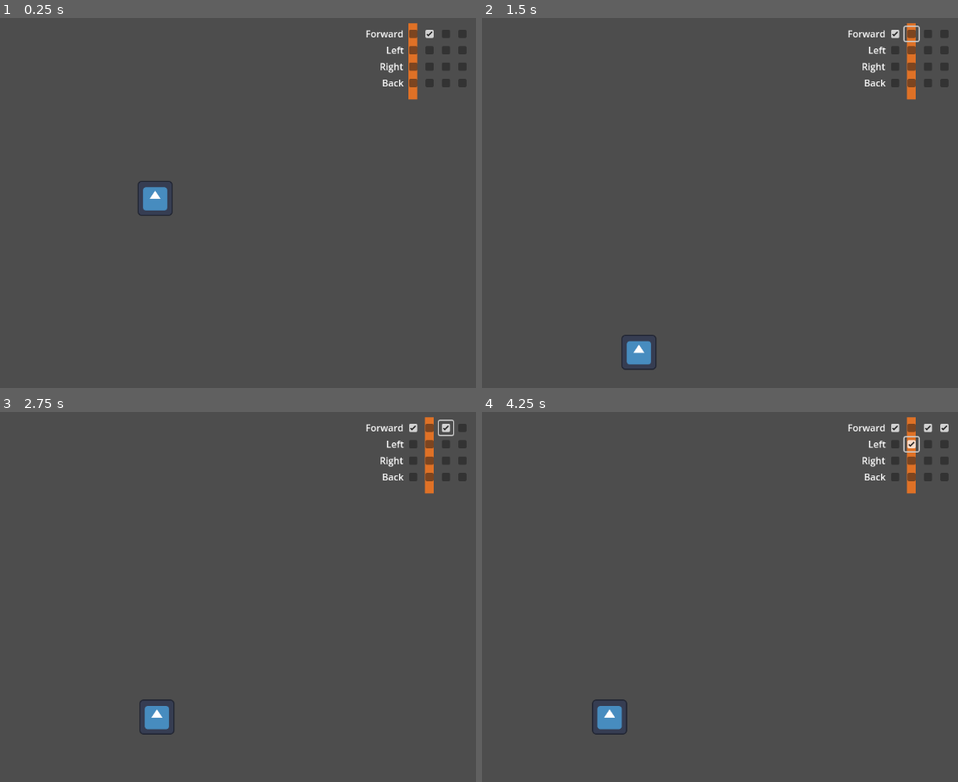
Above: before the commit, frames 1-4 (two rows, left to right).
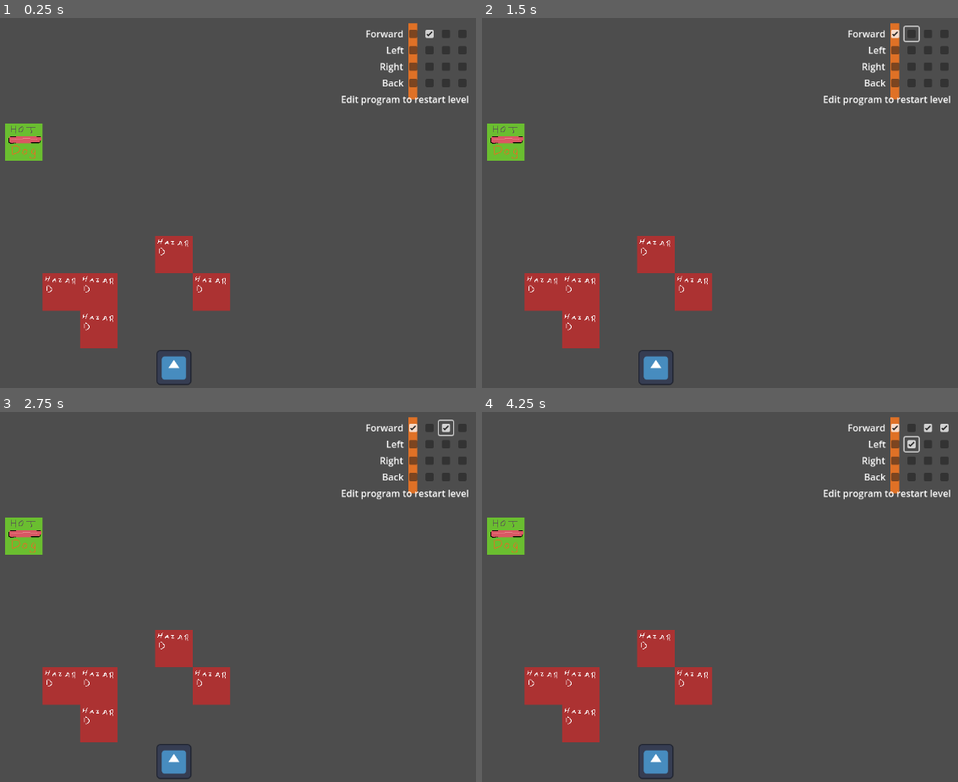
Above: after the commit, the same moments.

Repository: rosskarchner/beatgame
Game: Godot game, scene res://baselevel.tscn
Two runs of this game, one before a commit and one after it. Both use one fixed random seed, a clock stepped at 60 frames per second and the inputs below. Before the commit the project starts from res://level_1.tscn. The engine's default icon, where the game draws it, is replaced by a stand-in: a white triangle on a blue panel in a dark square.
Inputs (mouse positions are in pixels of both pictures, inside the frame that each line leads up to):
- Up to frame 1 (0.25 s): no input
- Up to frame 2 (1.5 s): click (896, 32) at 0.52 s; click (910, 32) at 1.27 s
- Up to frame 3 (2.75 s): click (447, 426) at 2.02 s
- Up to frame 4 (4.25 s): click (943, 426) at 2.77 s; click (910, 445) at 3.52 s

The runs differ from the first frame. In frame 1, 5.9% of the frame differs, in the area x 1-99%, y 21-100%; in frame 2, 6.6%; in frame 3, 6.7%, in the area x 1-99%, y 1-100%; in frame 4, 6.7%.

Commit message:
catch up

Diff:
--- a/BeatProgrammer.gd
+++ b/BeatProgrammer.gd
@@ -7,7 +7,9 @@
 var beatCountChanged = false
 var currentBeat = 0
 @onready var checkboxScene=preload("res://beat_control_checkbox.tscn")
-
+@export var bpm:int:
+	set(new_bpm):
+		$BeatTimer.set_bpm(bpm)
 
 @export var numSteps = 4:
 	set(new_value):
@@ -27,20 +29,22 @@
 	get_tree().call_group("beat_checkbox","connect", "pressed", func():
 		emit_signal("program_changed")
 		)
-	BeatTimer.timeout.connect(self.next_beat)
+	$BeatTimer.timeout.connect(self.next_beat)
 
 
 func next_beat():
 	currentBeat = wrap(currentBeat+1, 1, numSteps+1)
 	var combinedDirection = Vector2.ZERO
 	var checkboxes = get_tree().get_nodes_in_group("Beat" + str(currentBeat))
+	var player = get_tree().current_scene.playerNode
 	for cb in checkboxes:
 		if cb.button_pressed:
 			combinedDirection += cb.direction
 
 	%Indicator.offset.x = (currentBeat-1) * 28
 	%Indicator.visible = true
-	%Player.move_in_direction(combinedDirection)
+	if is_instance_valid(player):
+		player.move_in_direction(combinedDirection)
 
 # Called every frame. 'delta' is the elapsed time since the previous frame.
 func _process(delta):
--- /dev/null
+++ b/LevelManager.gd
@@ -0,0 +1,9 @@
+extends Node
+
+@export var levels: Array[PackedScene]
+var current_level = 0
+
+func go_next_level():
+		print("next level!")
+		current_level +=1
+		get_tree().change_scene_to_packed(levels[current_level])
--- a/Player.gd
+++ b/Player.gd
@@ -1,20 +1,38 @@
 extends CharacterBody2D
 
 var destination = Vector2.ZERO
-var listening = true
+var listening = false
 
 @onready var starting_position = position
 
 
 func _physics_process(delta):
 	velocity = destination - position
-	if listening: move_and_collide(velocity * delta * 50)
+	if listening:
+		var collision = move_and_collide(velocity * delta * 64)
+		if collision:
+			start_death()
+
+
+func start_death():
+	listening = false
+	%BeatTimer.stop()
+	$AnimationPlayer.play('die')
+
+func actually_dead():
+	%BeatTimer.stop()
+	queue_free()
 
 func move_in_direction(direction):
 	if listening:
-		destination = position + (direction*50)
+		destination = position + (direction*64)
 
 func reset():
+	scale=Vector2(1,1)
 	position=starting_position
 	destination = starting_position
 	listening = true
+
+
+func _on_visible_on_screen_notifier_2d_screen_exited():
+	start_death()
--- /dev/null
+++ b/baselevel.tscn
@@ -0,0 +1,143 @@
+[gd_scene load_steps=7 format=3 uid="uid://dklura1qtaq5o"]
+
+[ext_resource type="Script" path="res://level.gd" id="1_a6g8l"]
+[ext_resource type="Script" path="res://BeatProgrammer.gd" id="4_evaa7"]
+[ext_resource type="PackedScene" uid="uid://mnxchri4vink" path="res://beat_timer.tscn" id="4_k5mih"]
+[ext_resource type="Texture2D" uid="uid://n4swdf7yvnd1" path="res://indicator.png" id="4_q67o7"]
+[ext_resource type="TileSet" uid="uid://by52l4ipgx4pf" path="res://tileset.tres" id="5_ul80q"]
+[ext_resource type="PackedScene" uid="uid://2isp2wjuf5c0" path="res://beat_control_checkbox.tscn" id="6_l0rwb"]
+
+[node name="BaseLevel" type="Node"]
+script = ExtResource("1_a6g8l")
+
+[node name="Camera2D" type="Camera2D" parent="."]
+metadata/_edit_lock_ = true
+
+[node name="Indicator" type="Sprite2D" parent="."]
+unique_name_in_owner = true
+position = Vector2(440, -234)
+texture = ExtResource("4_q67o7")
+metadata/_edit_lock_ = true
+
+[node name="BeatProgrammer" type="VBoxContainer" parent="."]
+unique_name_in_owner = true
+anchors_preset = -1
+anchor_right = 0.035
+offset_left = 19.0
+offset_top = -293.0
+offset_right = 495.68
+offset_bottom = -150.0
+script = ExtResource("4_evaa7")
+forward_program = Array[bool]([false, true, false, false, false, false, false, false])
+metadata/_edit_lock_ = true
+
+[node name="BeatTimer" parent="BeatProgrammer" instance=ExtResource("4_k5mih")]
+
+[node name="Forward Controls" type="HBoxContainer" parent="BeatProgrammer"]
+layout_mode = 2
+size_flags_horizontal = 8
+
+[node name="Label" type="Label" parent="BeatProgrammer/Forward Controls"]
+layout_mode = 2
+text = "Forward"
+
+[node name="BeatControlCheckbox" parent="BeatProgrammer/Forward Controls" groups=["Beat1"] instance=ExtResource("6_l0rwb")]
+layout_mode = 2
+direction = Vector2(0, -1)
+
+[node name="@CheckBox@25547" parent="BeatProgrammer/Forward Controls" groups=["Beat2"] instance=ExtResource("6_l0rwb")]
+layout_mode = 2
+button_pressed = true
+direction = Vector2(0, -1)
+
+[node name="@CheckBox@25548" parent="BeatProgrammer/Forward Controls" groups=["Beat3"] instance=ExtResource("6_l0rwb")]
+layout_mode = 2
+direction = Vector2(0, -1)
+
+[node name="@CheckBox@25549" parent="BeatProgrammer/Forward Controls" groups=["Beat4"] instance=ExtResource("6_l0rwb")]
+layout_mode = 2
+direction = Vector2(0, -1)
+
+[node name="Left Controls" type="HBoxContainer" parent="BeatProgrammer"]
+layout_mode = 2
+size_flags_horizontal = 8
+
+[node name="Label" type="Label" parent="BeatProgrammer/Left Controls"]
+layout_mode = 2
+text = "Left"
+
+[node name="BeatControlCheckbox" parent="BeatProgrammer/Left Controls" groups=["Beat1"] instance=ExtResource("6_l0rwb")]
+layout_mode = 2
+direction = Vector2(-1, 0)
+
+[node name="@CheckBox@25550" parent="BeatProgrammer/Left Controls" groups=["Beat2"] instance=ExtResource("6_l0rwb")]
+layout_mode = 2
+direction = Vector2(-1, 0)
+
+[node name="@CheckBox@25551" parent="BeatProgrammer/Left Controls" groups=["Beat3"] instance=ExtResource("6_l0rwb")]
+layout_mode = 2
+direction = Vector2(-1, 0)
+
+[node name="@CheckBox@25552" parent="BeatProgrammer/Left Controls" groups=["Beat4"] instance=ExtResource("6_l0rwb")]
+layout_mode = 2
+direction = Vector2(-1, 0)
+
+[node name="Right Controls" type="HBoxContainer" parent="BeatProgrammer"]
+layout_mode = 2
+size_flags_horizontal = 8
+
+[node name="Label" type="Label" parent="BeatProgrammer/Right Controls"]
+layout_mode = 2
+text = "Right"
+
+[node name="BeatControlCheckbox" parent="BeatProgrammer/Right Controls" groups=["Beat1"] instance=ExtResource("6_l0rwb")]
+layout_mode = 2
+direction = Vector2(1, 0)
+
+[node name="@CheckBox@25553" parent="BeatProgrammer/Right Controls" groups=["Beat2"] instance=ExtResource("6_l0rwb")]
+layout_mode = 2
+direction = Vector2(1, 0)
+
+[node name="@CheckBox@25554" parent="BeatProgrammer/Right Controls" groups=["Beat3"] instance=ExtResource("6_l0rwb")]
+layout_mode = 2
+direction = Vector2(1, 0)
+
+[node name="@CheckBox@25555" parent="BeatProgrammer/Right Controls" groups=["Beat4"] instance=ExtResource("6_l0rwb")]
+layout_mode = 2
+direction = Vector2(1, 0)
+
+[node name="Backward Controls" type="HBoxContainer" parent="BeatProgrammer"]
+layout_mode = 2
+size_flags_horizontal = 8
+
+[node name="Label" type="Label" parent="BeatProgrammer/Backward Controls"]
+layout_mode = 2
+text = "Back"
+
+[node name="BeatControlCheckbox" parent="BeatProgrammer/Backward Controls" groups=["Beat1"] instance=ExtResource("6_l0rwb")]
+layout_mode = 2
+direction = Vector2(0, 1)
+
+[node name="@CheckBox@25556" parent="BeatProgrammer/Backward Controls" groups=["Beat2"] instance=ExtResource("6_l0rwb")]
+layout_mode = 2
+direction = Vector2(0, 1)
+
+[node name="@CheckBox@25557" parent="BeatProgrammer/Backward Controls" groups=["Beat3"] instance=ExtResource("6_l0rwb")]
+layout_mode = 2
+direction = Vector2(0, 1)
+
+[node name="@CheckBox@25558" parent="BeatProgrammer/Backward Controls" groups=["Beat4"] instance=ExtResource("6_l0rwb")]
+layout_mode = 2
+direction = Vector2(0, 1)
+
+[node name="Label" type="Label" parent="BeatProgrammer"]
+layout_mode = 2
+text = "Edit program to restart level"
+horizontal_alignment = 2
+
+[node name="TileMap" type="TileMap" parent="."]
+tile_set = ExtResource("5_ul80q")
+cell_quadrant_size = 64
+format = 2
+layer_0/tile_data = PackedInt32Array(131073, 0, 0, 65536, 0, 0, 196606, 0, 0, 262142, 0, 0, 196605, 0, 0, -65540, 1, 65536)
+metadata/_edit_lock_ = true
--- /dev/null
+++ b/goal.gd
@@ -0,0 +1,15 @@
+extends Node2D
+
+
+# Called when the node enters the scene tree for the first time.
+func _ready():
+	pass # Replace with function body.
+
+
+# Called every frame. 'delta' is the elapsed time since the previous frame.
+func _process(delta):
+	pass
+
+
+func _on_area_2d_area_entered(area):
+	LevelManager.go_next_level()
--- /dev/null
+++ b/goal.tscn
@@ -0,0 +1,32 @@
+[gd_scene load_steps=5 format=3 uid="uid://8fb2rlkw7ajl"]
+
+[ext_resource type="Script" path="res://goal.gd" id="1_l3qbs"]
+[ext_resource type="Texture2D" uid="uid://c0hh64xvdxtn8" path="res://hotdog.png" id="1_s34br"]
+
+[sub_resource type="SpriteFrames" id="SpriteFrames_v6c82"]
+animations = [{
+"frames": [{
+"duration": 1.0,
+"texture": ExtResource("1_s34br")
+}],
+"loop": true,
+"name": &"default",
+"speed": 5.0
+}]
+
+[sub_resource type="RectangleShape2D" id="RectangleShape2D_kcv46"]
+size = Vector2(61, 59)
+
+[node name="Goal" type="Node2D"]
+script = ExtResource("1_l3qbs")
+
+[node name="AnimatedSprite2D" type="AnimatedSprite2D" parent="."]
+sprite_frames = SubResource("SpriteFrames_v6c82")
+
+[node name="Area2D" type="Area2D" parent="."]
+
+[node name="CollisionShape2D" type="CollisionShape2D" parent="Area2D"]
+position = Vector2(0.5, -0.5)
+shape = SubResource("RectangleShape2D_kcv46")
+
+[connection signal="area_entered" from="Area2D" to="." method="_on_area_2d_area_entered"]
--- a/level.gd
+++ b/level.gd
@@ -1,17 +1,32 @@
 extends Node
-class_name Level
 
-@export var bpm = 120
 
+@export var nextLevel: PackedScene
+
+var playerScene=preload("res://player.tscn")
+
+var playerNode: Node
 
 # Called when the node enters the scene tree for the first time.
 func _ready():
 		$BeatProgrammer.program_changed.connect(self.reset)
-		BeatTimer.set_bpm(bpm)
+		reset()
 
 func reset(_arg=null):
-	$Player.listening = false
-	BeatTimer.stop()
+	if not is_instance_valid(playerNode):
+		var new_player = playerScene.instantiate()
+		playerNode = new_player
+		add_child(new_player)
+
+	playerNode.listening = false
+	$BeatProgrammer/BeatTimer.stop()
 	$BeatProgrammer.currentBeat = 0
-	$Player.reset()
-	BeatTimer.start()
+	playerNode.reset()
+	$BeatProgrammer/BeatTimer.start()
+
+func _physics_process(delta):
+	pass
+
+func _unhandled_input(event):
+	if event.is_action_pressed("reset"):
+		reset()
--- a/level_1.tscn
+++ b/level_1.tscn
@@ -1,172 +1,10 @@
-[gd_scene load_steps=10 format=3 uid="uid://dklura1qtaq5o"]
+[gd_scene load_steps=3 format=3 uid="uid://ce87tnlr3c780"]
 
-[ext_resource type="Script" path="res://level.gd" id="1_a6g8l"]
-[ext_resource type="Script" path="res://Player.gd" id="2_rsrmf"]
-[ext_resource type="Texture2D" uid="uid://d0ra2f3bmkejw" path="res://icon.svg" id="3_rswmd"]
-[ext_resource type="Script" path="res://BeatProgrammer.gd" id="4_evaa7"]
-[ext_resource type="Texture2D" uid="uid://n4swdf7yvnd1" path="res://indicator.png" id="4_q67o7"]
-[ext_resource type="PackedScene" uid="uid://2isp2wjuf5c0" path="res://beat_control_checkbox.tscn" id="6_l0rwb"]
-[ext_resource type="Script" path="res://beat_control_checkbox.gd" id="7_2vhpr"]
+[ext_resource type="PackedScene" uid="uid://dklura1qtaq5o" path="res://baselevel.tscn" id="1_0xm8o"]
+[ext_resource type="PackedScene" uid="uid://c6gr2bdk3gysr" path="res://level_3.tscn" id="2_iv1aw"]
 
-[sub_resource type="SpriteFrames" id="SpriteFrames_jhbkf"]
-animations = [{
-"frames": [{
-"duration": 1.0,
-"texture": ExtResource("3_rswmd")
-}],
-"loop": true,
-"name": &"default",
-"speed": 5.0
-}]
+[node name="Level 1" instance=ExtResource("1_0xm8o")]
+nextLevel = ExtResource("2_iv1aw")
 
-[sub_resource type="RectangleShape2D" id="RectangleShape2D_3gksh"]
-size = Vector2(58, 59)
-
-[node name="Level1" type="Node"]
-script = ExtResource("1_a6g8l")
-bpm = 240
-
-[node name="Player" type="CharacterBody2D" parent="."]
+[node name="BeatTimer" parent="BeatProgrammer" index="0"]
 unique_name_in_owner = true
-position = Vector2(3, 263)
-script = ExtResource("2_rsrmf")
-metadata/_edit_group_ = true
-
-[node name="AnimatedSprite2D" type="AnimatedSprite2D" parent="Player"]
-scale = Vector2(0.46875, 0.46875)
-sprite_frames = SubResource("SpriteFrames_jhbkf")
-
-[node name="CollisionShape2D" type="CollisionShape2D" parent="Player"]
-position = Vector2(0, -0.5)
-shape = SubResource("RectangleShape2D_3gksh")
-
-[node name="Camera2D" type="Camera2D" parent="."]
-
-[node name="Indicator" type="Sprite2D" parent="."]
-unique_name_in_owner = true
-position = Vector2(440, -234)
-texture = ExtResource("4_q67o7")
-
-[node name="BeatProgrammer" type="VBoxContainer" parent="."]
-unique_name_in_owner = true
-anchors_preset = -1
-anchor_right = 0.035
-offset_left = 19.0
-offset_top = -293.0
-offset_right = 495.68
-offset_bottom = -150.0
-script = ExtResource("4_evaa7")
-forward_program = Array[bool]([false, true, false, false, false, false, false, false])
-
-[node name="Forward Controls" type="HBoxContainer" parent="BeatProgrammer"]
-layout_mode = 2
-size_flags_horizontal = 8
-
-[node name="Label" type="Label" parent="BeatProgrammer/Forward Controls"]
-layout_mode = 2
-text = "Forward"
-
-[node name="BeatControlCheckbox" type="CheckBox" parent="BeatProgrammer/Forward Controls" groups=["Beat1", "beat_checkbox"] instance=ExtResource("6_l0rwb")]
-layout_mode = 2
-script = ExtResource("7_2vhpr")
-direction = Vector2(0, -1)
-
-[node name="@CheckBox@25547" type="CheckBox" parent="BeatProgrammer/Forward Controls" groups=["Beat2", "beat_checkbox"] instance=ExtResource("6_l0rwb")]
-layout_mode = 2
-button_pressed = true
-script = ExtResource("7_2vhpr")
-direction = Vector2(0, -1)
-
-[node name="@CheckBox@25548" type="CheckBox" parent="BeatProgrammer/Forward Controls" groups=["Beat3", "beat_checkbox"] instance=ExtResource("6_l0rwb")]
-layout_mode = 2
-script = ExtResource("7_2vhpr")
-direction = Vector2(0, -1)
-
-[node name="@CheckBox@25549" type="CheckBox" parent="BeatProgrammer/Forward Controls" groups=["Beat4", "beat_checkbox"] instance=ExtResource("6_l0rwb")]
-layout_mode = 2
-script = ExtResource("7_2vhpr")
-direction = Vector2(0, -1)
-
-[node name="Left Controls" type="HBoxContainer" parent="BeatProgrammer"]
-layout_mode = 2
-size_flags_horizontal = 8
-
-[node name="Label" type="Label" parent="BeatProgrammer/Left Controls"]
-layout_mode = 2
-text = "Left"
-
-[node name="BeatControlCheckbox" type="CheckBox" parent="BeatProgrammer/Left Controls" groups=["Beat1", "beat_checkbox"] instance=ExtResource("6_l0rwb")]
-layout_mode = 2
-script = ExtResource("7_2vhpr")
-direction = Vector2(-1, 0)
-
-[node name="@CheckBox@25550" type="CheckBox" parent="BeatProgrammer/Left Controls" groups=["Beat2", "beat_checkbox"] instance=ExtResource("6_l0rwb")]
-layout_mode = 2
-script = ExtResource("7_2vhpr")
-direction = Vector2(-1, 0)
-
-[node name="@CheckBox@25551" type="CheckBox" parent="BeatProgrammer/Left Controls" groups=["Beat3", "beat_checkbox"] instance=ExtResource("6_l0rwb")]
-layout_mode = 2
-script = ExtResource("7_2vhpr")
-direction = Vector2(-1, 0)
-
-[node name="@CheckBox@25552" type="CheckBox" parent="BeatProgrammer/Left Controls" groups=["Beat4", "beat_checkbox"] instance=ExtResource("6_l0rwb")]
-layout_mode = 2
-script = ExtResource("7_2vhpr")
-direction = Vector2(-1, 0)
-
-[node name="Right Controls" type="HBoxContainer" parent="BeatProgrammer"]
-layout_mode = 2
-size_flags_horizontal = 8
-
-[node name="Label" type="Label" parent="BeatProgrammer/Right Controls"]
-layout_mode = 2
-text = "Right"
-
-[node name="BeatControlCheckbox" type="CheckBox" parent="BeatProgrammer/Right Controls" groups=["Beat1", "beat_checkbox"] instance=ExtResource("6_l0rwb")]
-layout_mode = 2
-script = ExtResource("7_2vhpr")
-direction = Vector2(1, 0)
-
-[node name="@CheckBox@25553" type="CheckBox" parent="BeatProgrammer/Right Controls" groups=["Beat2", "beat_checkbox"] instance=ExtResource("6_l0rwb")]
-layout_mode = 2
-script = ExtResource("7_2vhpr")
-direction = Vector2(1, 0)
-
-[node name="@CheckBox@25554" type="CheckBox" parent="BeatProgrammer/Right Controls" groups=["Beat3", "beat_checkbox"] instance=ExtResource("6_l0rwb")]
-layout_mode = 2
-script = ExtResource("7_2vhpr")
-direction = Vector2(1, 0)
-
-[node name="@CheckBox@25555" type="CheckBox" parent="BeatProgrammer/Right Controls" groups=["Beat4", "beat_checkbox"] instance=ExtResource("6_l0rwb")]
-layout_mode = 2
-script = ExtResource("7_2vhpr")
-direction = Vector2(1, 0)
-
-[node name="Backward Controls" type="HBoxContainer" parent="BeatProgrammer"]
-layout_mode = 2
-size_flags_horizontal = 8
-
-[node name="Label" type="Label" parent="BeatProgrammer/Backward Controls"]
-layout_mode = 2
-text = "Back"
-
-[node name="BeatControlCheckbox" type="CheckBox" parent="BeatProgrammer/Backward Controls" groups=["Beat1", "beat_checkbox"] instance=ExtResource("6_l0rwb")]
-layout_mode = 2
-script = ExtResource("7_2vhpr")
-direction = Vector2(0, 1)
-
-[node name="@CheckBox@25556" type="CheckBox" parent="BeatProgrammer/Backward Controls" groups=["Beat2", "beat_checkbox"] instance=ExtResource("6_l0rwb")]
-layout_mode = 2
-script = ExtResource("7_2vhpr")
-direction = Vector2(0, 1)
-
-[node name="@CheckBox@25557" type="CheckBox" parent="BeatProgrammer/Backward Controls" groups=["Beat3", "beat_checkbox"] instance=ExtResource("6_l0rwb")]
-layout_mode = 2
-script = ExtResource("7_2vhpr")
-direction = Vector2(0, 1)
-
-[node name="@CheckBox@25558" type="CheckBox" parent="BeatProgrammer/Backward Controls" groups=["Beat4", "beat_checkbox"] instance=ExtResource("6_l0rwb")]
-layout_mode = 2
-script = ExtResource("7_2vhpr")
-direction = Vector2(0, 1)
--- /dev/null
+++ b/level_3.tscn
@@ -0,0 +1,8 @@
+[gd_scene load_steps=2 format=3 uid="uid://c6gr2bdk3gysr"]
+
+[ext_resource type="PackedScene" uid="uid://dklura1qtaq5o" path="res://baselevel.tscn" id="1_6eprm"]
+
+[node name="Level 3" instance=ExtResource("1_6eprm")]
+
+[node name="TileMap" parent="." index="3"]
+layer_0/tile_data = PackedInt32Array(131073, 0, 0, 65536, 0, 0, 196606, 0, 0, 262142, 0, 0, 196605, 0, 0, -65538, 1, 65536)
--- /dev/null
+++ b/level_manager.tscn
@@ -0,0 +1,9 @@
+[gd_scene load_steps=4 format=3 uid="uid://b45igg3xcekok"]
+
+[ext_resource type="Script" path="res://LevelManager.gd" id="1_ulm6w"]
+[ext_resource type="PackedScene" uid="uid://ce87tnlr3c780" path="res://level_1.tscn" id="2_wcntw"]
+[ext_resource type="PackedScene" uid="uid://c6gr2bdk3gysr" path="res://level_3.tscn" id="3_sm51q"]
+
+[node name="LevelManager" type="Node"]
+script = ExtResource("1_ulm6w")
+levels = Array[PackedScene]([ExtResource("2_wcntw"), ExtResource("3_sm51q")])
--- /dev/null
+++ b/player.tscn
@@ -0,0 +1,83 @@
+[gd_scene load_steps=8 format=3 uid="uid://cj3e3l72nbh2n"]
+
+[ext_resource type="Script" path="res://Player.gd" id="1_xnwg7"]
+[ext_resource type="Texture2D" uid="uid://d0ra2f3bmkejw" path="res://icon.svg" id="2_53saq"]
+
+[sub_resource type="SpriteFrames" id="SpriteFrames_jhbkf"]
+animations = [{
+"frames": [{
+"duration": 1.0,
+"texture": ExtResource("2_53saq")
+}],
+"loop": true,
+"name": &"default",
+"speed": 5.0
+}]
+
+[sub_resource type="RectangleShape2D" id="RectangleShape2D_3gksh"]
+size = Vector2(11, 11)
+
+[sub_resource type="Animation" id="Animation_f8r2w"]
+resource_name = "die"
+tracks/0/type = "value"
+tracks/0/imported = false
+tracks/0/enabled = true
+tracks/0/path = NodePath("Player:scale")
+tracks/0/interp = 1
+tracks/0/loop_wrap = true
+tracks/0/keys = {
+"times": PackedFloat32Array(0, 0.2, 0.5),
+"transitions": PackedFloat32Array(1, 1, 1),
+"update": 0,
+"values": [Vector2(1, 1), Vector2(1.2, 1.2), Vector2(0, 0)]
+}
+tracks/1/type = "method"
+tracks/1/imported = false
+tracks/1/enabled = true
+tracks/1/path = NodePath("Player")
+tracks/1/interp = 1
+tracks/1/loop_wrap = true
+tracks/1/keys = {
+"times": PackedFloat32Array(0.7),
+"transitions": PackedFloat32Array(1),
+"values": [{
+"args": [],
+"method": &"actually_dead"
+}]
+}
+
+[sub_resource type="AnimationLibrary" id="AnimationLibrary_xuxje"]
+_data = {
+"die": SubResource("Animation_f8r2w")
+}
+
+[sub_resource type="RectangleShape2D" id="RectangleShape2D_lnlfl"]
+
+[node name="Player" type="CharacterBody2D"]
+position = Vector2(32, 289)
+collision_mask = 2
+script = ExtResource("1_xnwg7")
+metadata/_edit_group_ = true
+
+[node name="AnimatedSprite2D" type="AnimatedSprite2D" parent="."]
+scale = Vector2(0.46875, 0.46875)
+sprite_frames = SubResource("SpriteFrames_jhbkf")
+
+[node name="CollisionShape2D" type="CollisionShape2D" parent="."]
+position = Vector2(0.5, 0.5)
+shape = SubResource("RectangleShape2D_3gksh")
+
+[node name="AnimationPlayer" type="AnimationPlayer" parent="."]
+root_node = NodePath("../..")
+libraries = {
+"": SubResource("AnimationLibrary_xuxje")
+}
+
+[node name="VisibleOnScreenNotifier2D" type="VisibleOnScreenNotifier2D" parent="."]
+
+[node name="GoalVisibility" type="Area2D" parent="."]
+
+[node name="CollisionShape2D" type="CollisionShape2D" parent="GoalVisibility"]
+shape = SubResource("RectangleShape2D_lnlfl")
+
+[connection signal="screen_exited" from="VisibleOnScreenNotifier2D" to="." method="_on_visible_on_screen_notifier_2d_screen_exited"]
--- a/project.godot
+++ b/project.godot
@@ -11,13 +11,26 @@
 [application]
 
 config/name="Beat Game"
-run/main_scene="res://level_1.tscn"
+run/main_scene="res://baselevel.tscn"
 config/features=PackedStringArray("4.1", "GL Compatibility")
 config/icon="res://icon.svg"
 
 [autoload]
 
-BeatTimer="*res://beat_timer.tscn"
+LevelManager="*res://level_manager.tscn"
+
+[input]
+
+reset={
+"deadzone": 0.5,
+"events": [Object(InputEventKey,"resource_local_to_scene":false,"resource_name":"","device":-1,"window_id":0,"alt_pressed":false,"shift_pressed":false,"ctrl_pressed":true,"meta_pressed":false,"pressed":false,"keycode":0,"physical_keycode":82,"key_label":0,"unicode":114,"echo":false,"script":null)
+]
+}
+
+[layer_names]
+
+2d_physics/layer_1="PLAYER"
+2d_physics/layer_2="HAZARD"
 
 [rendering]
 
--- /dev/null
+++ b/tileset.tres
@@ -0,0 +1,26 @@
+[gd_resource type="TileSet" load_steps=5 format=3 uid="uid://by52l4ipgx4pf"]
+
+[ext_resource type="Texture2D" uid="uid://b88plgiqb1xxd" path="res://hazard.png" id="1_pw5hi"]
+[ext_resource type="PackedScene" uid="uid://8fb2rlkw7ajl" path="res://goal.tscn" id="2_5acd1"]
+
+[sub_resource type="TileSetAtlasSource" id="TileSetAtlasSource_0rm2u"]
+texture = ExtResource("1_pw5hi")
+texture_region_size = Vector2i(64, 64)
+0:0/0 = 0
+0:0/0/terrain_set = 0
+0:0/0/physics_layer_0/linear_velocity = Vector2(0, 0)
+0:0/0/physics_layer_0/angular_velocity = 0.0
+0:0/0/physics_layer_0/polygon_0/points = PackedVector2Array(-10.3344, -9.08717, 1.42544, -10.1562, 0.356358, 4.45449, -11.0471, 4.81085)
+
+[sub_resource type="TileSetScenesCollectionSource" id="TileSetScenesCollectionSource_grwek"]
+resource_name = "Goals"
+scenes/1/scene = ExtResource("2_5acd1")
+
+[resource]
+tile_size = Vector2i(64, 64)
+physics_layer_0/collision_layer = 2
+terrain_set_0/mode = 0
+terrain_set_0/terrain_0/name = "Hazard"
+terrain_set_0/terrain_0/color = Color(0.5, 0.34375, 0.25, 1)
+sources/0 = SubResource("TileSetAtlasSource_0rm2u")
+sources/1 = SubResource("TileSetScenesCollectionSource_grwek")
Binary file added: hazard.aseprite
Binary file added: hazard.png
Not shown, added: hazard.png.import
Binary file added: hotdog.aseprite
Binary file added: hotdog.png
Not shown, added: hotdog.png.import
